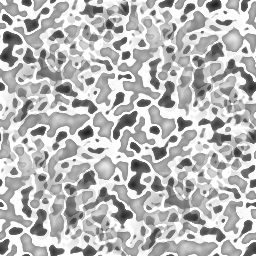
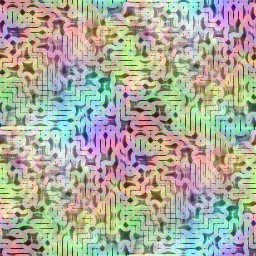
Layered file, before and after one edit (256 x 256). Changes by layer:
added layer "Visible" above "Effect layer" over (0, 0, 256, 256)
added layer "Effect layer" (56%) above "Layer" over (0, 0, 256, 256)
added layer "Layer" above "tundr" over (0, 0, 256, 256)
hid "tundr" over (0, 0, 256, 256)
hid "rainbownoise" over (0, 0, 256, 256)
